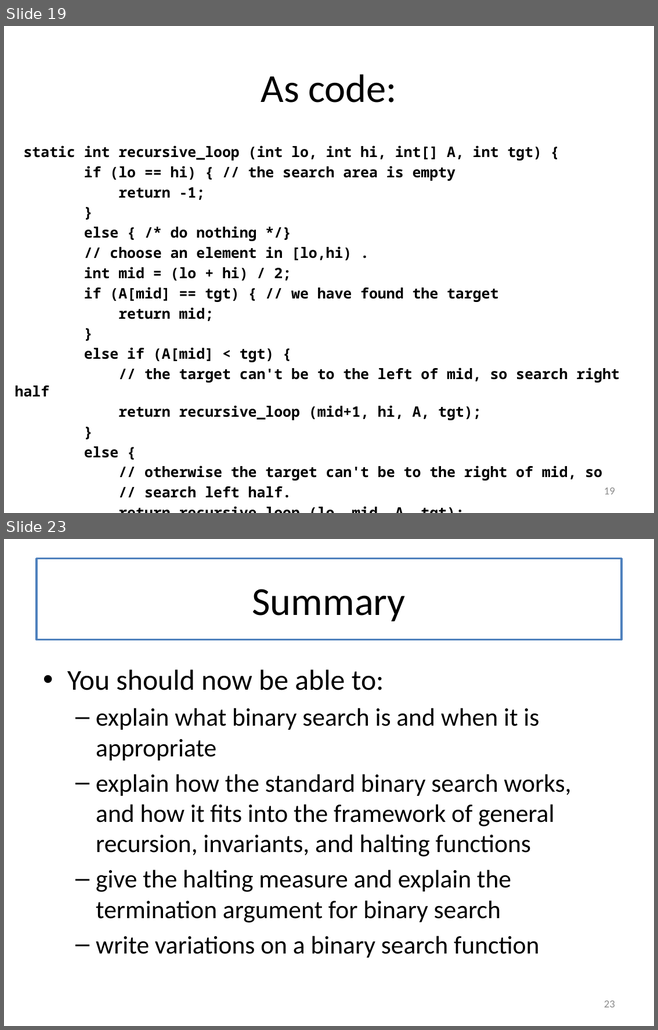
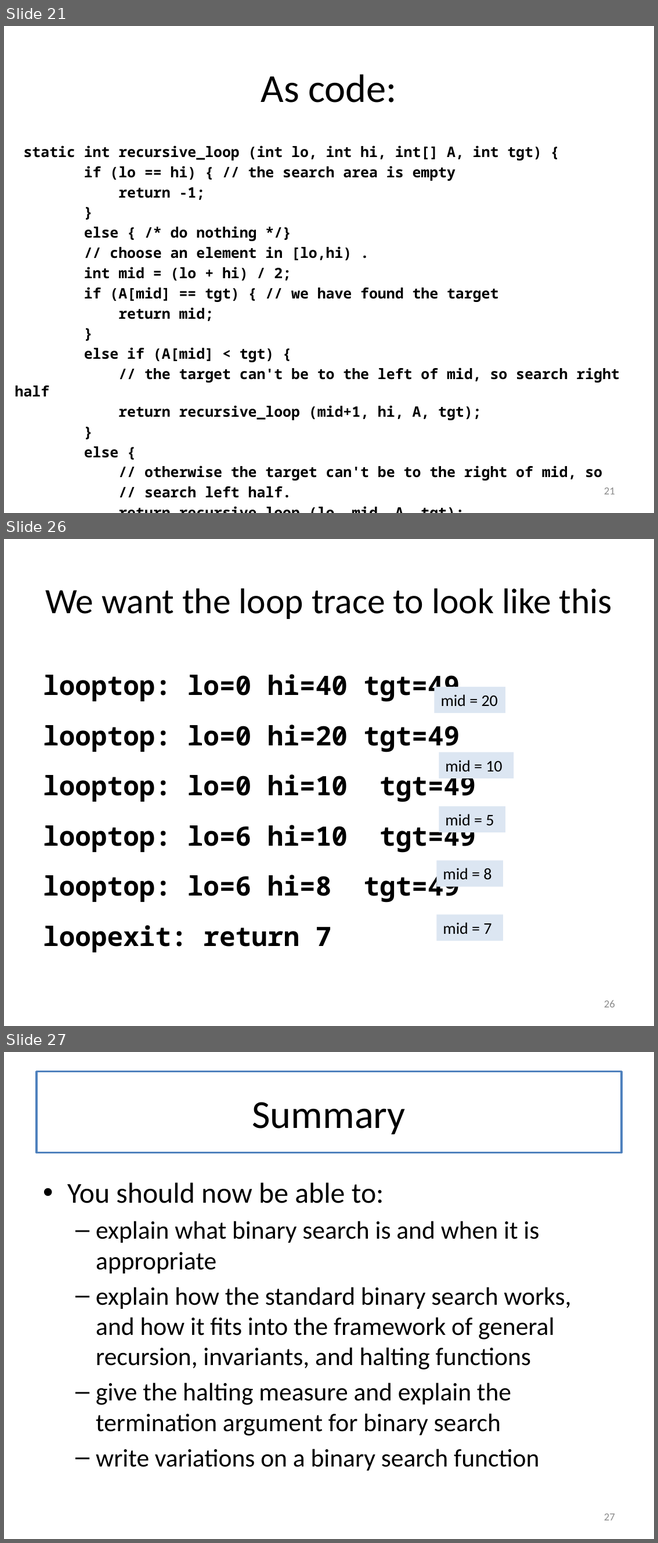
Before and after one commit to mwand/cs5010f17, a slide deck: Slides/Lesson 8.2 Binary Search.pptx. Shown one above the other, each under a label of ours: slides 19 and 23 before the commit, slides 21, 26 and 27 after it; the slides between them are not shown. The pictures are 658x1030 and 658x1543 pixels, drawn with LibreOffice and Linux fonts; fonts in the diff are those of the drawing. Boxes give left, top, right and bottom in pixels: in the first picture for what was removed or moved away, otherwise in the second. Text is boxed around its words. In the diff, an @@ line names an element or a change of style, - is before the commit and + after.

```diff
--- a/Slides/Lesson 8.2 Binary Search.pptx
+++ b/Slides/Lesson 8.2 Binary Search.pptx
@@ slide 26 added at <box>4,539,654,1026</box>, background #FFFFFF @@
@@ title added at <box>36,559,621,640</box>, fill #FFFFFF, outline #4F81BD 2 pt, 39.6 pt, text #000000 @@
+We want the loop trace to look like this
@@ text added at <box>43,674,460,953</box>, 29.6 pt, text #000000, bold @@
+looptop: lo=0 hi=40 tgt=49
+looptop: lo=0 hi=20 tgt=49
+looptop: lo=0 hi=10 tgt=49
+looptop: lo=6 hi=10 tgt=49
+looptop: lo=6 hi=8 tgt=49
+loopexit: return 7
@@ rectangle added at <box>434,687,505,713</box>, fill #DCE6F2, 18 pt, text #000000 @@
+mid = 20
@@ rectangle added at <box>438,752,513,778</box>, fill #DCE6F2, 18 pt, text #000000 @@
+mid = 10
@@ rectangle added at <box>438,806,505,832</box>, fill #DCE6F2, 18 pt, text #000000 @@
+mid = 5
@@ rectangle added at <box>437,860,503,886</box>, fill #DCE6F2, 18 pt, text #000000 @@
+mid = 8
@@ rectangle added at <box>437,914,503,940</box>, fill #DCE6F2, 18 pt, text #000000 @@
+mid = 7
@@ page number added at <box>604,1000,615,1008</box>, 12 pt, text #8C8C8C @@
+26
@@ what was slide 19 is now slide 21 @@
@@ page number at <box>604,488,615,495</box>: text changed @@
-19
+21
@@ what was slide 23 is now slide 27 @@
@@ page number at <box>604,1514,615,1521</box>: text changed @@
-23
+27
```
Also in this commit, not shown: 6 slides changed, 4 other slides added, 1 slide removed, 1 other file.
